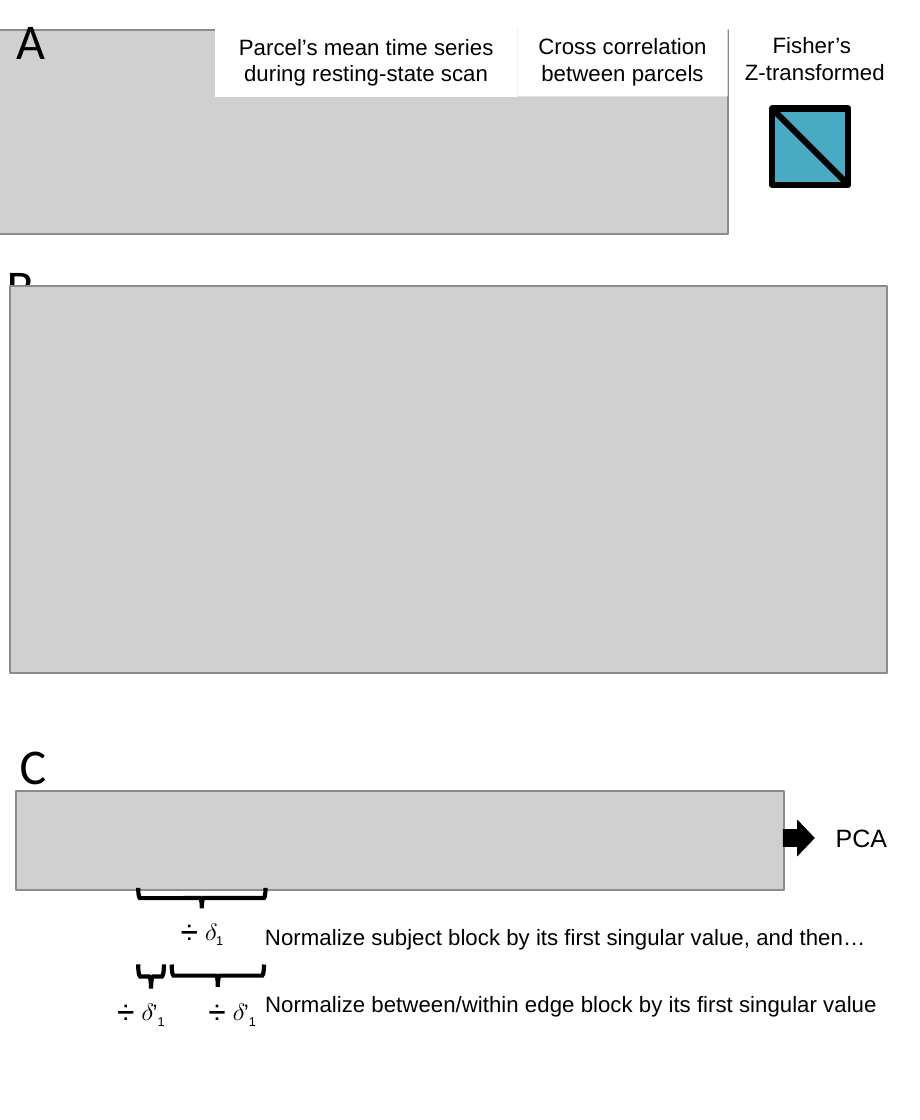
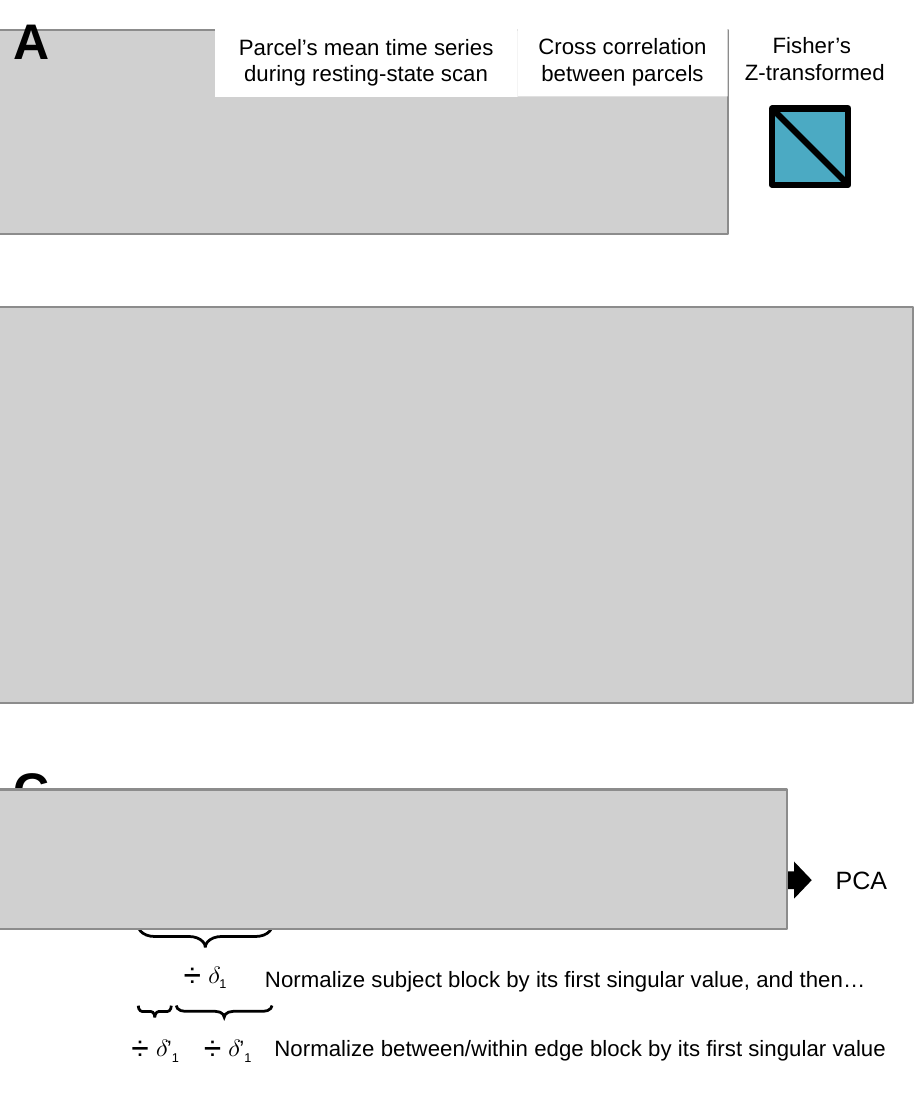
Before and after one commit to mychan24/restinginpca, a slide deck: slide 2 of presentation/OHBM2020/Figure1.pptx. Drawn at 920x1120 pixels with LibreOffice and Linux fonts; fonts in the diff are those of the drawing; grey boxes stand for pictures. Boxes give left, top, right and bottom in pixels: in the first picture for what was removed or moved away, otherwise in the second. Text is boxed around its words. In the diff, an @@ line names an element or a change of style, - is before the commit and + after.

```diff
--- a/presentation/OHBM2020/Figure1.pptx
+++ b/presentation/OHBM2020/Figure1.pptx
@@ font Calibri to Arial, bold on in 3 elements at (13,20,49,59), (13,768,49,791), (13,303,49,359) @@
@@ text "B": place and size @@
-text "B" at (7,264,34,317)
+text "B" at (13,303,49,359)
@@ picture: place and size @@
-picture at (10,286,886,672)
+picture at (0,306,914,702)
@@ text "C": place and size @@
-text "C" at (20,751,47,796)
+text "C" at (13,768,49,791)
@@ picture: place and size @@
-picture at (16,790,784,888)
+picture at (0,790,788,930)
@@ down arrow: place and size @@
-down arrow at (785,823,813,853)
+down arrow at (781,865,809,895)
@@ text "PCA": place and size @@
-text "PCA" at (836,829,887,848)
+text "PCA" at (836,871,887,890)
@@ right brace: place and size @@
-right brace at (138,888,266,908)
+right brace at (138,926,272,948)
@@ text "➗ 𝛿1": place and size @@
-text "➗ 𝛿1" at (96,908,306,956)
+text "➗ 𝛿1" at (100,952,310,1000)
@@ text "Normalize subject block by its ...": place and size @@
-text "Normalize subject block by its ..." at (265,929,866,950)
+text "Normalize subject block by its ..." at (265,971,866,992)
@@ outline #000000 1.5 pt to #000000 1 pt; proportions changed; mirrored in 3 elements at (138,926,272,948), (176,1006,272,1018), (137,1007,171,1019) @@
@@ right brace: place and size @@
-right brace at (139,965,165,989)
+right brace at (137,1007,171,1019)
@@ right brace: place and size @@
-right brace at (171,965,263,987)
+right brace at (176,1006,272,1018)
@@ text "➗ 𝛿’1": place and size @@
-text "➗ 𝛿’1" at (141,1003,165,1026)
+text "➗ 𝛿’1" at (155,1039,179,1062)
@@ text "➗ 𝛿’1": place and size @@
-text "➗ 𝛿’1" at (232,1003,256,1026)
+text "➗ 𝛿’1" at (228,1039,251,1062)
@@ text "Normalize between/within edge block by ...": place and size @@
-text "Normalize between/within edge block by ..." at (265,996,876,1017)
+text "Normalize between/within edge block by ..." at (274,1040,886,1061)
```
Also in this commit, not shown: 24 other files.
